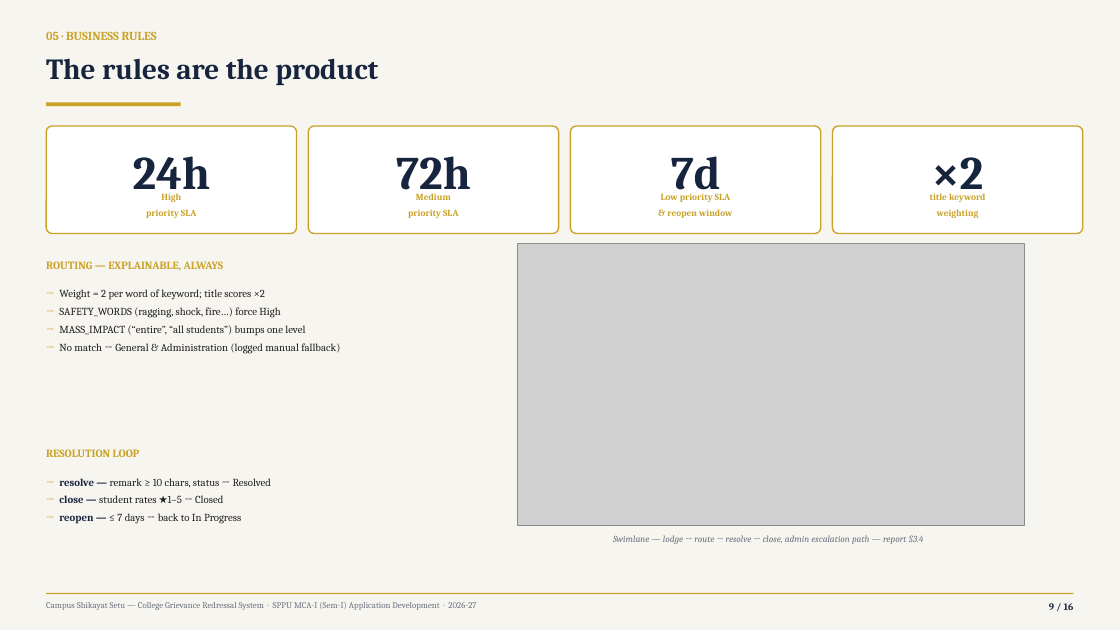
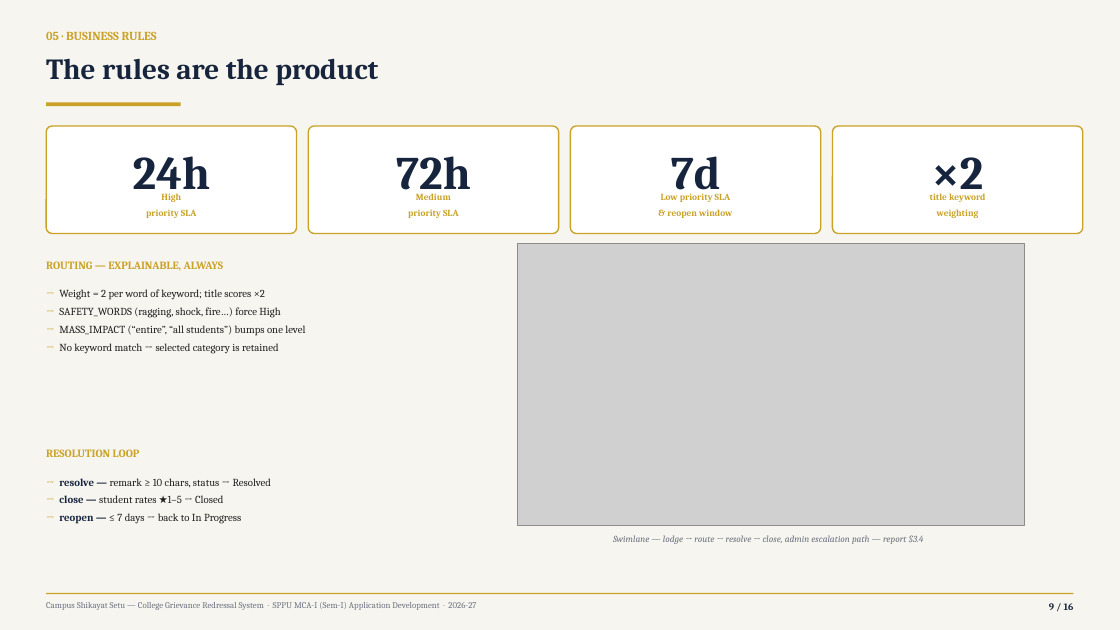
Before and after one commit to Yashwant-git392/Yashwant-git392, a slide deck: slide 9 of shikayat-setu/presentation/CampusShikayatSetu_MCA-Mini-Project_Review.pptx. Drawn at 1120x630 pixels with LibreOffice and Linux fonts; fonts in the diff are those of the drawing; grey boxes stand for pictures. Boxes give left, top, right and bottom in pixels: in the first picture for what was removed or moved away, otherwise in the second. Text is boxed around its words. In the diff, an @@ line names an element or a change of style, - is before the commit and + after.

```diff
--- a/shikayat-setu/presentation/CampusShikayatSetu_MCA-Mini-Project_Review.pptx
+++ b/shikayat-setu/presentation/CampusShikayatSetu_MCA-Mini-Project_Review.pptx
@@ text at [59, 343, 279, 354]: text changed @@
-→ No match → General & Administration (logged manual fallback)
+→ No keyword match → selected category is retained
```
Also in this commit, not shown: 11 other slides changed, 23 other files.
